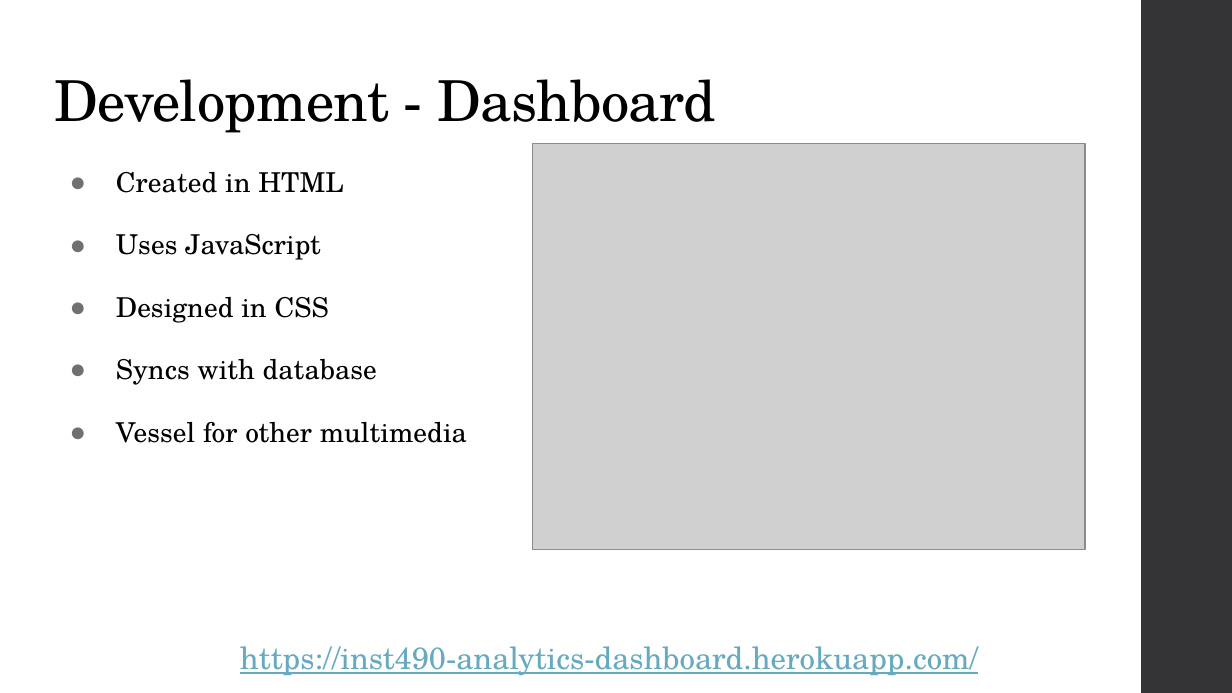
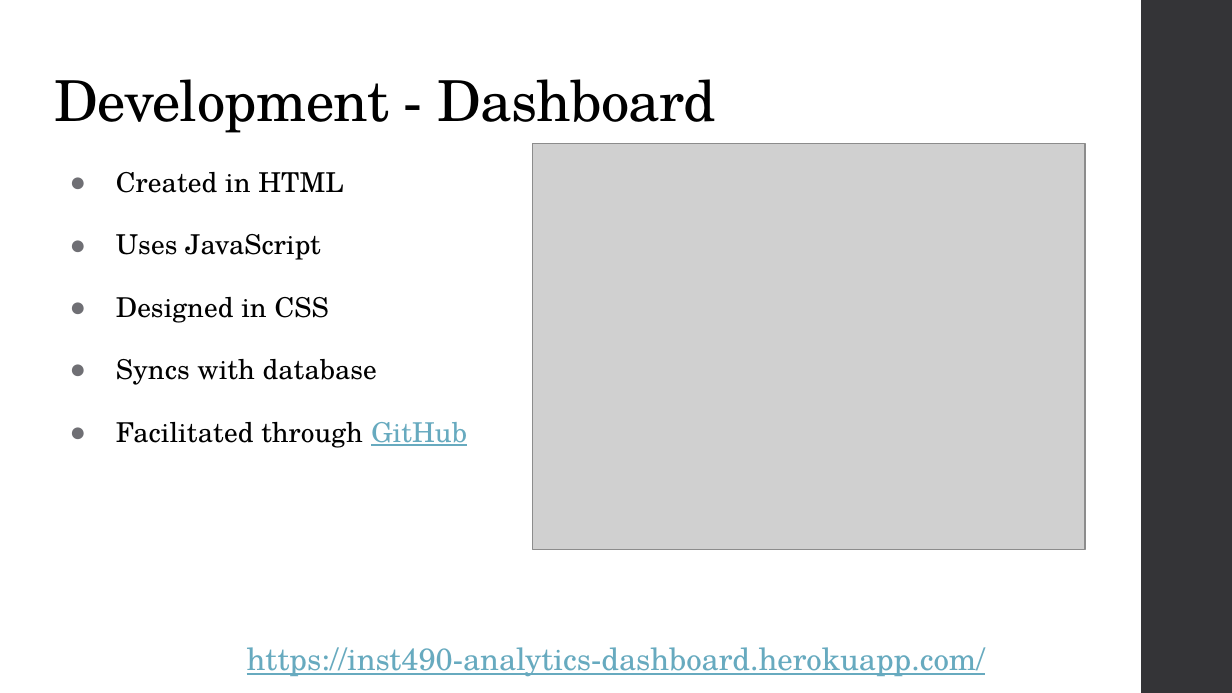
Before and after one commit to connormcdxc/Analytics-Dashboard, a slide deck: slide 4 of public/pdf/Capstone Presentation.pptx. Drawn at 1232x693 pixels with LibreOffice and Linux fonts; fonts in the diff are those of the drawing; grey boxes stand for pictures. Boxes give left, top, right and bottom in pixels: in the first picture for what was removed or moved away, otherwise in the second. Text is boxed around its words. In the diff, an @@ line names an element or a change of style, - is before the commit and + after.

```diff
--- a/public/pdf/Capstone Presentation.pptx
+++ b/public/pdf/Capstone Presentation.pptx
@@ text at (116, 422, 467, 448): text changed @@
-● Vessel for other multimedia
+● Facilitated through GitHub
@@ text "https://inst490-analytics-dashboard.herokuapp.com/": place and size @@
-text "https://inst490-analytics-dashboard.herokuapp.com/" at (240, 646, 978, 676)
+text "https://inst490-analytics-dashboard.herokuapp.com/" at (247, 647, 985, 677)
```
Also in this commit, not shown: 5 other slides changed, 1 other file.
